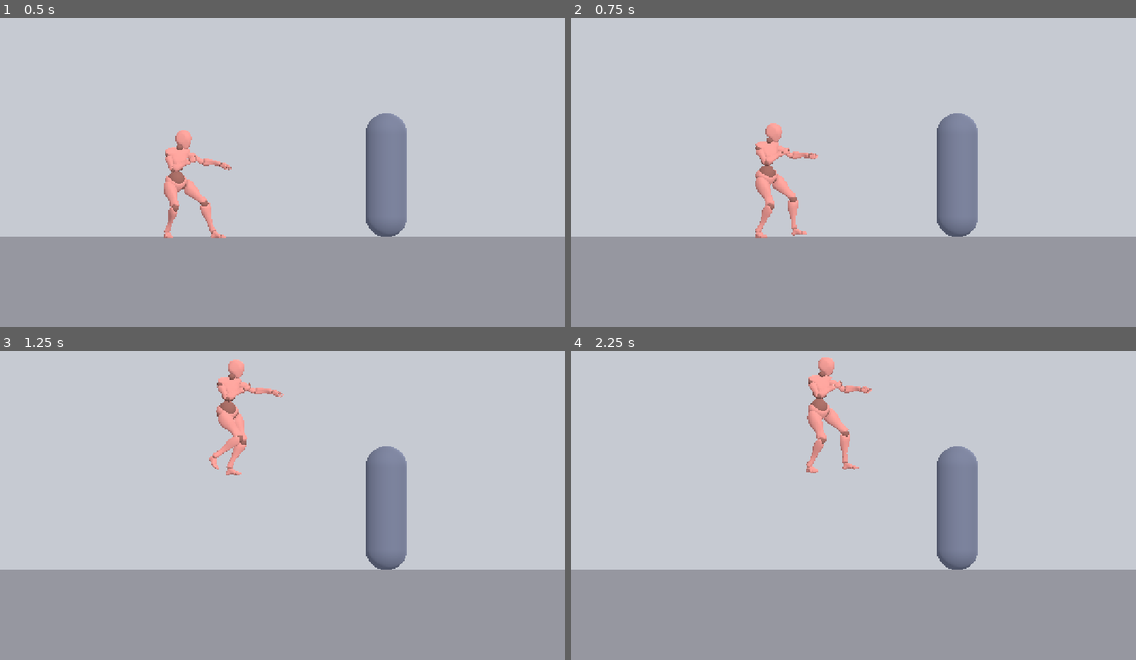
Above: before the commit, frames 1-4 (two rows, left to right).
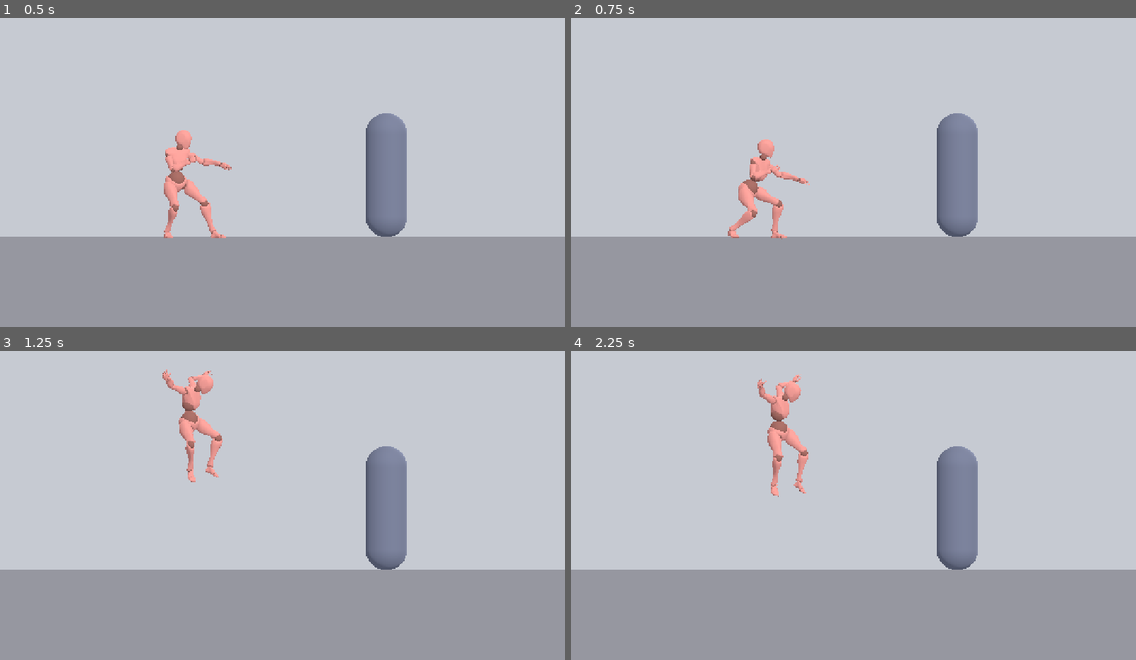
Above: after the commit, the same moments.

Repository: RJL-Marquez/RIVEN
Game: Godot game, scene res://scenes/Arena3D.tscn
Two runs of this game, one before a commit and one after it. Both use one fixed random seed, a clock stepped at 60 frames per second and the inputs below.
Inputs:
- Up to frame 1 (0.5 s): no input
- Up to frame 2 (0.75 s): hold D (move_right) from 0.53 s (still down); hold S (crouch) from 0.53 s (still down)
- Up to frame 3 (1.25 s): keep holding D (move_right); keep holding S (crouch); tap W (jump) at 0.77, 0.8, 1.07 s
- Up to frame 4 (2.25 s): release D (move_right) at 1.28 s; release S (crouch) at 1.28 s; hold Down 1.28-2.03 s; tap W (jump) at 1.35, 1.52, 1.82 s; tap S (crouch) at 1.55 s; hold D (move_right) from 2.03 s (still down); tap J (attack) at 2.1 s

Frame 1 is identical in both runs. In frame 2, 2.1% of the frame differs, in the area x 27-44%, y 34-72%; in frame 3, 2.5%; in frame 4, 2.7%, in the area x 33-54%, y 2-48%.

Commit message:
Phase 1: jump and crouch moves
Jump (W/Space): a quick crouch wind-up, then launch; the clip is scrubbed by
the physics arc so the pose tracks the real height, with a faster descent and
a modest, in-frame apex (gravity 10, jump_velocity 3.8, fall x1.35).

Crouch (hold S): blends straight from the fight stance into the crouch-down
(Standing Idle To Crouch), holds at the bottom, ducks in place. Both arms are
held in the fight guard over the clip (fades in/out, so the elbow doesn't snap).

Includes the jump/crouch timing-measurement tool scripts.

Co-Authored-By: Claude Opus 4.8 <noreply@anthropic.com>

Diff:
--- a/actors/fighter3d/fighter3d.gd
+++ b/actors/fighter3d/fighter3d.gd
@@ -12,8 +12,9 @@
 
 @export var speed := 1.0       # forward m/s — matches the Walking clip's stride
 @export var back_speed := 1.1  # retreat m/s — matches the Walking Backwards clip
-@export var gravity := 18.0
-@export var jump_velocity := 7.0
+@export var gravity := 10.0  # softer gravity = longer, less-rushed hang time
+@export var jump_velocity := 3.8  # modest hop; with gravity 10 -> ~0.7m, ~0.76s air
+@export var fall_multiplier := 1.35  # descent/landing a bit faster than the rise
 @export var opponent_path: NodePath
 
 ## Height tweak: raise if feet clip INTO the floor, lower (even negative) if they
@@ -28,15 +29,31 @@
 const INPUT_DEADZONE := 0.2
 const BLEND := 0.32          # clip cross-fade time (idle <-> walk) — soft, not snappy
 const OVERLAY_FADE := 3.2    # stance overlay blend rate (~0.3s to full)
+const JUMP_BLEND := 0.22     # soft stance -> jump cross-fade (no snap)
+# Jump clip timing (seconds), measured from Jumping.fbx: the clip's airborne
+# window is launch -> land. We scrub between these by the physics arc so the
+# pose tracks the real height instead of the clip's own (slower) wind-up.
+const JUMP_LAUNCH := 0.50
+const JUMP_APEX := 0.75
+const JUMP_LAND := 1.09
+const JUMP_WINDUP_START := 0.10  # where the clip's crouch wind-up begins
+const JUMP_ANTICIPATE := 0.20    # real seconds for the (quick but not rushed) wind-up
 
 ## The two sustained walk loops (exported from Mixamo, dropped in this folder).
 const CLIPS := {
 	"fwd_loop": "res://actors/fighter3d/Walking.fbx",
 	"back_loop": "res://actors/fighter3d/Walking Backwards.fbx",
+	"jump": "res://actors/fighter3d/Jumping.fbx",
+	"crouch": "res://actors/fighter3d/Standing Idle To Crouch.fbx",
 }
+const NOLOOP := {"jump": true, "crouch": true}  # one-shot clips (don't loop)
+const CROUCH_BLEND := 0.2    # soft blend from the fight stance into the crouch-down
+const CROUCH_START := 0.27   # where the clip's descent begins (skip the standing hold)
+const CROUCH_SPEED := 1.35   # play the crouch-down a bit quicker than the clip
 const UPPER_TOKENS := ["Spine", "Neck", "Head", "Shoulder", "Arm", "Hand"]
-
-enum { S_IDLE, S_F_LOOP, S_B_LOOP }
+const ARM_TOKENS := ["Shoulder", "Arm", "Hand"]  # held in the fight guard while crouching
+
+enum { S_IDLE, S_F_LOOP, S_B_LOOP, S_JUMP, S_CROUCH }
 
 var facing := 1
 var _opponent: Node3D
@@ -45,9 +62,13 @@
 var _state := S_IDLE
 var _clips_ok := {}
 var _overlay := 0.0          # 0 = pure walk anim, 1 = full idle stance
+var _crouch_w := 0.0         # 0 = clip arms, 1 = fight-guard arms (fades, no snap)
+var _jump_phase := 0         # 0 = wind-up (grounded), 1 = airborne
+var _jump_elapsed := 0.0     # seconds in the current jump phase
 
 # Bone groups.
 var _upper_bones: Array[int] = []   # torso/head/arms -> hold idle posture
+var _arm_bones: Array[int] = []     # shoulders/arms/hands -> fight guard while crouching
 var _thigh_bones: Array[int] = []   # UpLeg -> compensate for the pelvis tilt
 var _hips_bone := -1
 
@@ -67,7 +88,7 @@
 		if idle:
 			idle.loop_mode = Animation.LOOP_LINEAR
 		for n in CLIPS:
-			_register_clip(CLIPS[n], n)
+			_register_clip(CLIPS[n], n, not NOLOOP.has(n))
 	_classify_bones()
 	if _ap and _skeleton:
 		var ia := _ap.get_animation(IDLE)
@@ -79,7 +100,7 @@
 ## Pull the single clip out of a Mixamo FBX and add it (looped) to THIS
 ## character's AnimationPlayer. Both share the mixamorig skeleton, so the bone
 ## tracks retarget automatically. Missing file = that walk just stays off.
-func _register_clip(path: String, anim_name: String) -> void:
+func _register_clip(path: String, anim_name: String, looped: bool) -> void:
 	if _ap == null or not ResourceLoader.exists(path):
 		return
 	var scene := load(path) as PackedScene
@@ -102,7 +123,7 @@
 		inst.queue_free()
 		return
 	var a := (src.get_animation(sn) as Animation).duplicate() as Animation
-	a.loop_mode = Animation.LOOP_LINEAR
+	a.loop_mode = Animation.LOOP_LINEAR if looped else Animation.LOOP_NONE
 	var lib := _ap.get_animation_library("")
 	if lib == null:
 		lib = AnimationLibrary.new()
@@ -131,6 +152,7 @@
 
 func _classify_bones() -> void:
 	_upper_bones.clear()
+	_arm_bones.clear()
 	_thigh_bones.clear()
 	_hips_bone = -1
 	if _skeleton == null:
@@ -145,27 +167,42 @@
 			continue
 		if ("Leg" in bn) or ("Foot" in bn) or ("Toe" in bn):
 			continue  # knees / feet stay exactly as the walk clip poses them
+		var is_upper := false
 		for t in UPPER_TOKENS:
 			if t in bn:
 				_upper_bones.append(i)
+				is_upper = true
 				break
+		if is_upper:
+			for t in ARM_TOKENS:
+				if t in bn:
+					_arm_bones.append(i)
+					break
 
 func _physics_process(delta: float) -> void:
 	if not is_on_floor():
-		velocity.y -= gravity * delta
+		var g := gravity
+		if velocity.y < 0.0:
+			g *= fall_multiplier  # drop/land a bit quicker than the rise
+		velocity.y -= g * delta
 	var dir := Input.get_axis("move_left", "move_right")
 	# Retreating (moving away from the opponent) uses the backward stride speed.
 	var spd := speed
 	if dir != 0.0 and int(signf(dir)) != facing:
 		spd = back_speed
 	velocity.x = dir * spd
-	if is_on_floor() and Input.is_action_just_pressed("jump"):
-		velocity.y = jump_velocity
+	if is_on_floor() and Input.is_action_pressed("crouch"):
+		velocity.x = 0.0  # duck in place (no crouch-walk)
+	if is_on_floor() and _state != S_JUMP and Input.is_action_just_pressed("jump"):
+		_enter_jump()  # launch happens after the quick wind-up (in _update_jump)
 	velocity.z = 0.0
 	move_and_slide()
 	global_position.z = 0.0  # stay on the fighting plane
 	_update_facing()
-	_update_anim(dir)
+	if _state == S_JUMP:
+		_update_jump(delta, dir)
+	else:
+		_update_anim(dir)
 
 func _update_facing() -> void:
 	if _opponent and is_instance_valid(_opponent):
@@ -178,7 +215,9 @@
 	if _ap == null:
 		return
 	var want := S_IDLE
-	if absf(dir) > INPUT_DEADZONE:
+	if Input.is_action_pressed("crouch"):
+		want = S_CROUCH
+	elif absf(dir) > INPUT_DEADZONE:
 		want = S_F_LOOP if int(signf(dir)) == facing else S_B_LOOP
 	if want == _state:
 		return
@@ -187,6 +226,61 @@
 		S_IDLE: _ap.play(IDLE, BLEND)
 		S_F_LOOP: _play("fwd_loop")
 		S_B_LOOP: _play("back_loop")
+		S_CROUCH: _play_crouch()
+
+## Play the crouch-DOWN motion from the fight stance: start at the descent (so
+## the lowering animates) and let it play down and hold at the bottom. The blend
+## from the stance masks the clip's standing start, so he doesn't pop up first.
+func _play_crouch() -> void:
+	if _clips_ok.has("crouch"):
+		_ap.play("crouch", CROUCH_BLEND, CROUCH_SPEED)
+		_ap.seek(CROUCH_START, true)
+	else:
+		_ap.play(IDLE, BLEND)
+
+## Start a jump: play the clip from its wind-up and soft-blend into it. The
+## wind-up runs fast on the ground, then _update_jump launches.
+func _enter_jump() -> void:
+	_state = S_JUMP
+	_jump_phase = 0
+	_jump_elapsed = 0.0
+	if _clips_ok.has("jump"):
+		_ap.play("jump", JUMP_BLEND)
+		_ap.seek(JUMP_WINDUP_START, true)
+
+## Phase 0: scrub the crouch wind-up fast while grounded, then apply the jump
+## velocity. Phase 1: scrub launch -> land by how far through the physics arc we
+## are, so the pose matches the real height; ease back to idle / walk on landing.
+func _update_jump(delta: float, dir: float) -> void:
+	_jump_elapsed += delta
+	if _jump_phase == 0:
+		var p := clampf(_jump_elapsed / JUMP_ANTICIPATE, 0.0, 1.0)
+		if _clips_ok.has("jump"):
+			_ap.seek(lerpf(JUMP_WINDUP_START, JUMP_LAUNCH, p), true)
+		if p >= 1.0:
+			velocity.y = jump_velocity  # leave the ground
+			_jump_phase = 1
+			_jump_elapsed = 0.0
+		return
+	# Phase 1: airborne.
+	if is_on_floor() and _jump_elapsed > 0.1:
+		var want := S_IDLE
+		if absf(dir) > INPUT_DEADZONE:
+			want = S_F_LOOP if int(signf(dir)) == facing else S_B_LOOP
+		_state = want
+		match want:
+			S_IDLE: _ap.play(IDLE, BLEND)
+			S_F_LOOP: _play("fwd_loop")
+			S_B_LOOP: _play("back_loop")
+		return
+	if _clips_ok.has("jump"):
+		var t_up := jump_velocity / gravity
+		if _jump_elapsed < t_up:
+			_ap.seek(lerpf(JUMP_LAUNCH, JUMP_APEX, _jump_elapsed / t_up), true)
+		else:
+			var t_down := jump_velocity / (gravity * sqrt(fall_multiplier))
+			var p := clampf((_jump_elapsed - t_up) / t_down, 0.0, 1.0)
+			_ap.seek(lerpf(JUMP_APEX, JUMP_LAND, p), true)
 
 func _play(anim_name: String) -> void:
 	if _clips_ok.has(anim_name):
@@ -199,10 +293,20 @@
 		return
 	# Fade the stance overlay in while walking, out while idle — synced with the
 	# clip cross-fade so there's no pop when you stop or start.
-	var target := 1.0 if _state != S_IDLE else 0.0
+	# The idle-stance overlay only rides on the walk; idle and jump play clean.
+	var walking := _state == S_F_LOOP or _state == S_B_LOOP
+	var target := 1.0 if walking else 0.0
 	_overlay = move_toward(_overlay, target, OVERLAY_FADE * delta)
 	if _overlay > 0.001 and not _idle_rot.is_empty():
 		_apply_stance(_overlay)
+	# While crouching, hold both arms in the fight guard (the clip raises one),
+	# faded in/out so the arms don't snap when you press or release crouch.
+	_crouch_w = move_toward(_crouch_w, 1.0 if _state == S_CROUCH else 0.0, OVERLAY_FADE * delta)
+	if _crouch_w > 0.001 and not _idle_rot.is_empty():
+		for i in _arm_bones:
+			if _idle_rot.has(i):
+				var cur: Quaternion = _skeleton.get_bone_pose_rotation(i)
+				_skeleton.set_bone_pose_rotation(i, cur.slerp(_idle_rot[i], _crouch_w))
 	_ground_clamp()
 
 ## Hunch the torso into the idle stance without touching the walking legs:
--- /dev/null
+++ b/tools/measure_crouch.gd
@@ -0,0 +1,36 @@
+extends SceneTree
+## Print the crouch clip's hips-height profile so we can find the frame where
+## the character is fully crouched / held down.
+
+func _initialize() -> void:
+	var path := "res://actors/fighter3d/Standing Idle To Crouch.fbx"
+	if not ResourceLoader.exists(path):
+		print("MISSING ", path)
+		quit()
+		return
+	var inst := (load(path) as PackedScene).instantiate()
+	var ap := inst.find_child("AnimationPlayer", true, false) as AnimationPlayer
+	var names := ap.get_animation_list()
+	var an := "mixamo_com" if "mixamo_com" in names else names[0]
+	var a := ap.get_animation(an)
+	var length := a.length
+	var hips := -1
+	for ti in a.get_track_count():
+		if a.track_get_type(ti) == Animation.TYPE_POSITION_3D and "Hips" in String(a.track_get_path(ti)):
+			hips = ti
+			break
+	print("clip=", an, "  length=", snapped(length, 0.001), "s")
+	if hips < 0:
+		quit()
+		return
+	var base: float = (a.track_get_key_value(hips, 0) as Vector3).y
+	print("baseline hips.y=", snapped(base, 0.001))
+	var n := 30
+	for i in range(n + 1):
+		var t := length * float(i) / float(n)
+		var y: float = (a.position_track_interpolate(hips, t) as Vector3).y
+		var bar := ""
+		for j in range(maxi(0, int((base - y) * 60.0))):
+			bar += "#"
+		print(str(snapped(t, 0.001)).pad_decimals(3), "s  drop=", str(snapped(base - y, 0.001)).pad_decimals(3), "  ", bar)
+	quit()
--- /dev/null
+++ b/tools/measure_jump.gd
@@ -0,0 +1,43 @@
+extends SceneTree
+## Print the Mixamo jump clip's hips-height profile over time so we can find
+## when it actually launches (hips start rising), peaks, and lands — to sync the
+## physics jump to the animation.
+
+func _initialize() -> void:
+	var path := "res://actors/fighter3d/Jumping.fbx"
+	if not ResourceLoader.exists(path):
+		print("MISSING ", path)
+		quit()
+		return
+	var inst := (load(path) as PackedScene).instantiate()
+	var ap := inst.find_child("AnimationPlayer", true, false) as AnimationPlayer
+	if ap == null:
+		print("no AnimationPlayer")
+		quit()
+		return
+	var names := ap.get_animation_list()
+	var an := "mixamo_com" if "mixamo_com" in names else names[0]
+	var a := ap.get_animation(an)
+	var length := a.length
+	# Find the hips position track.
+	var hips := -1
+	for ti in a.get_track_count():
+		if a.track_get_type(ti) == Animation.TYPE_POSITION_3D and "Hips" in String(a.track_get_path(ti)):
+			hips = ti
+			break
+	print("clip=", an, "  length=", snapped(length, 0.001), "s  hips_track=", hips)
+	if hips < 0:
+		quit()
+		return
+	var n := 40
+	var base: float = (a.track_get_key_value(hips, 0) as Vector3).y
+	print("baseline hips.y=", snapped(base, 0.001))
+	for i in range(n + 1):
+		var t := length * float(i) / float(n)
+		var y: float = (a.position_track_interpolate(hips, t) as Vector3).y
+		var bar := ""
+		var d := int((y - base) * 60.0)
+		for j in range(maxi(0, d)):
+			bar += "#"
+		print(str(snapped(t, 0.001)).pad_decimals(3), "s  y=", str(snapped(y - base, 0.001)).pad_decimals(3), "  ", bar)
+	quit()
Binary file added: actors/fighter3d/Jumping.fbx
Not shown, added: actors/fighter3d/Jumping.fbx.import
Binary file added: actors/fighter3d/Standing Idle To Crouch.fbx
Not shown, added: actors/fighter3d/Standing Idle To Crouch.fbx.import
Binary file added: actors/fighter3d/Standing To Crouched.fbx
Not shown, added: actors/fighter3d/Standing To Crouched.fbx.import
Not shown, added: tools/measure_crouch.gd.uid
Not shown, added: tools/measure_jump.gd.uid
Not shown, added: tools/measure_walk_speed.gd.uid
